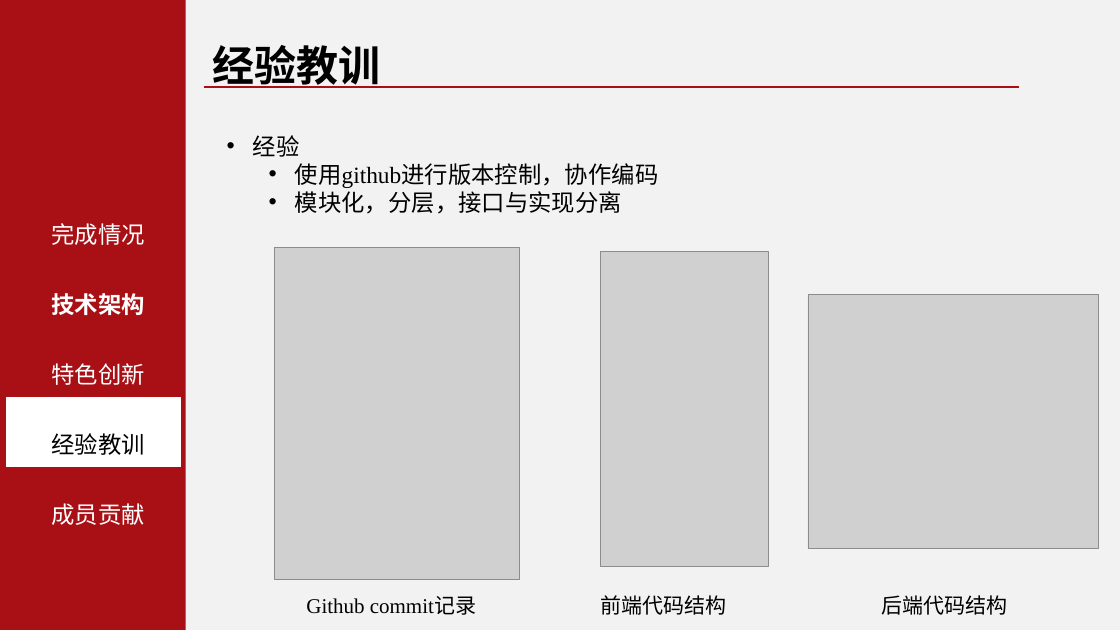
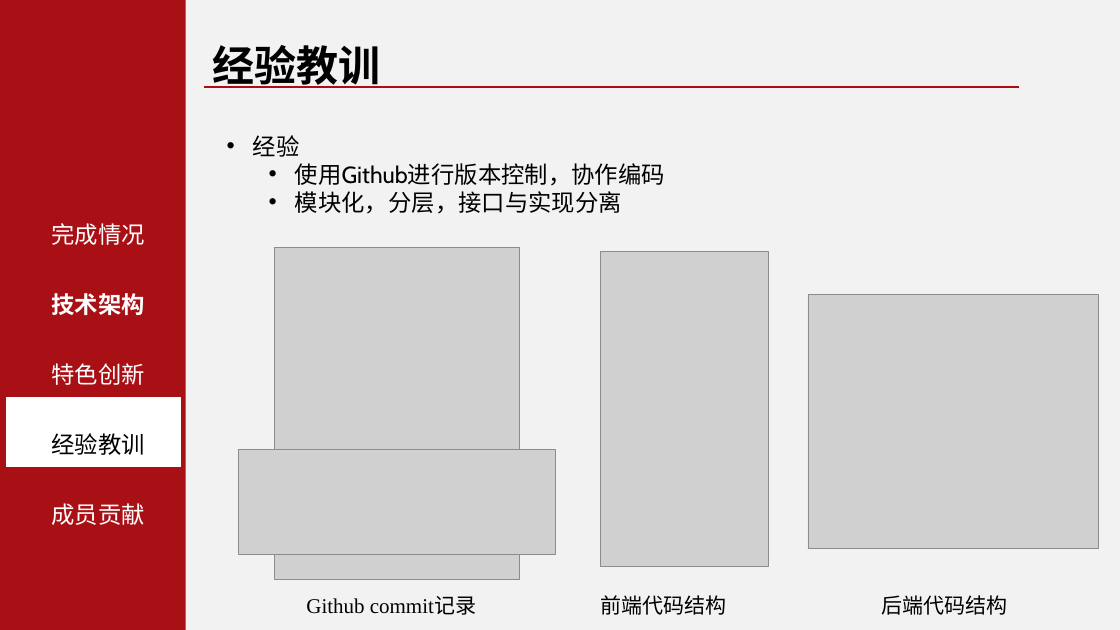
Before and after one commit to SE3330-Group12/syDoc, a slide deck: slide 11 of document/水源文档——答辩.pptx. Drawn at 1120x630 pixels with LibreOffice and Linux fonts; fonts in the diff are those of the drawing; grey boxes stand for pictures; background and template pictures are left out. Boxes give left, top, right and bottom in pixels: in the first picture for what was removed or moved away, otherwise in the second. Text is boxed around its words. In the diff, an @@ line names an element or a change of style, - is before the commit and + after.

```diff
--- a/document/水源文档——答辩.pptx
+++ b/document/水源文档——答辩.pptx
@@ text at (295, 163, 665, 186): text changed @@
-  • 使用github进行版本控制，协作编码
+  • 使用Github进行版本控制，协作编码
@@ picture added at (239, 450, 555, 555) @@
```
Also in this commit, not shown: 6 other slides changed, 4 other files.
